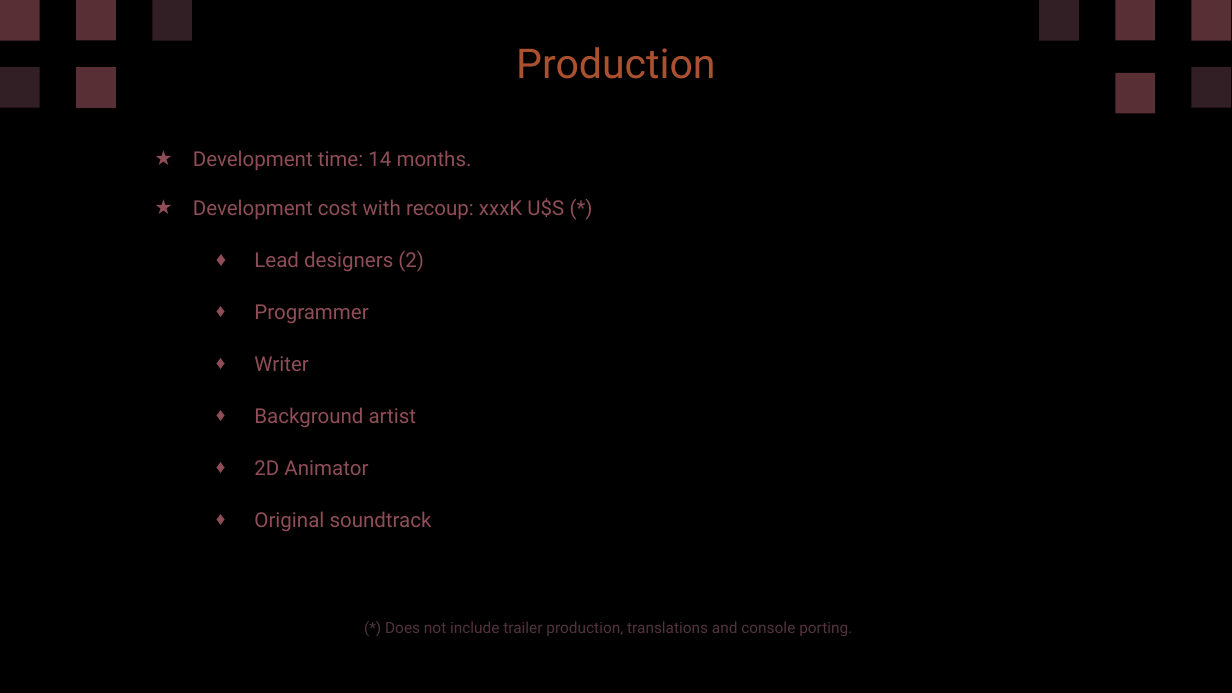
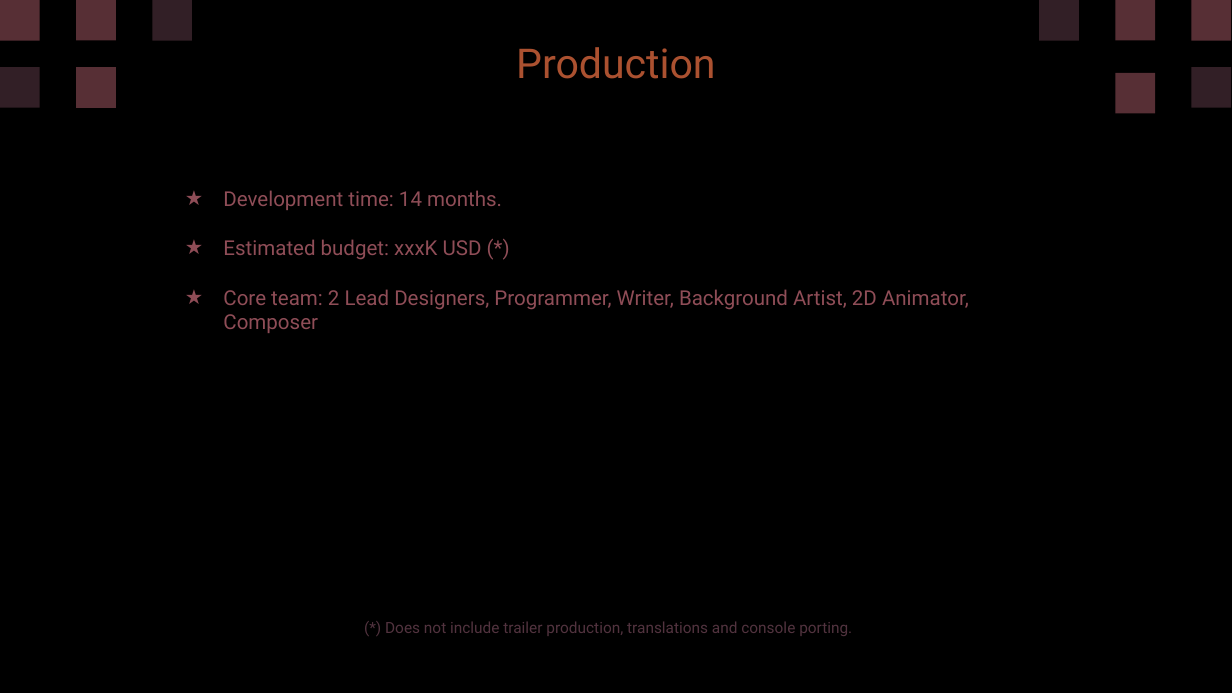
Before and after one commit to diegohcanepa/Remizione, a slide deck: slide 17 of Pitch Deck.pptx (slide 29 before the commit). Drawn at 1232x693 pixels with LibreOffice and Linux fonts; fonts in the diff are those of the drawing. Boxes give left, top, right and bottom in pixels: in the first picture for what was removed or moved away, otherwise in the second. Text is boxed around its words. In the diff, an @@ line names an element or a change of style, - is before the commit and + after.

```diff
--- a/Pitch Deck.pptx
+++ b/Pitch Deck.pptx
@@ subtitle "Development time: 14 months." moved from (x1=193, y1=150, x2=564, y2=531) to (x1=223, y1=190, x2=969, y2=333) @@
@@ subtitle at (x1=223, y1=239, x2=969, y2=333): text changed @@
-★ Development cost with recoup: xxxK U$S (*)
-  ♦ Lead designers (2)
-  ♦ Programmer
-  ♦ Writer
-  ♦ Background artist
-  ♦ 2D Animator
-  ♦ Original soundtrack
+★ Estimated budget: xxxK USD (*)
+★ Core team: 2 Lead Designers, Programmer, Writer, Background Artist, 2D Animator, Composer
```
Also in this commit, not shown: 7 other slides changed, 3 slides added, 15 slides removed, 1 other file.
